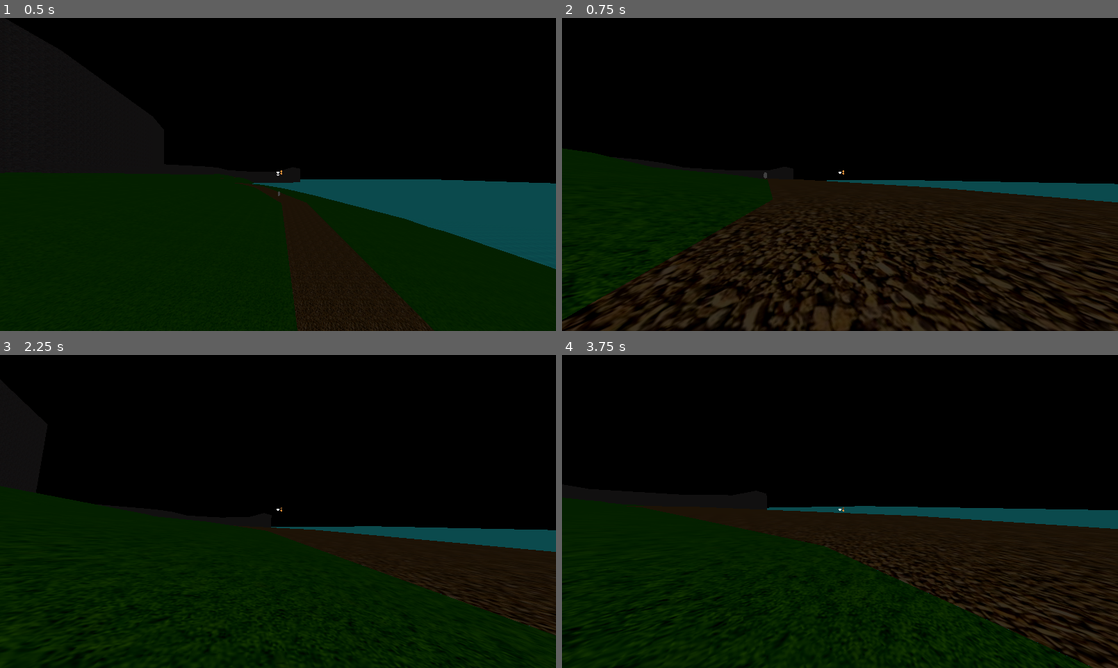
Above: before the commit, frames 1-4 (two rows, left to right).
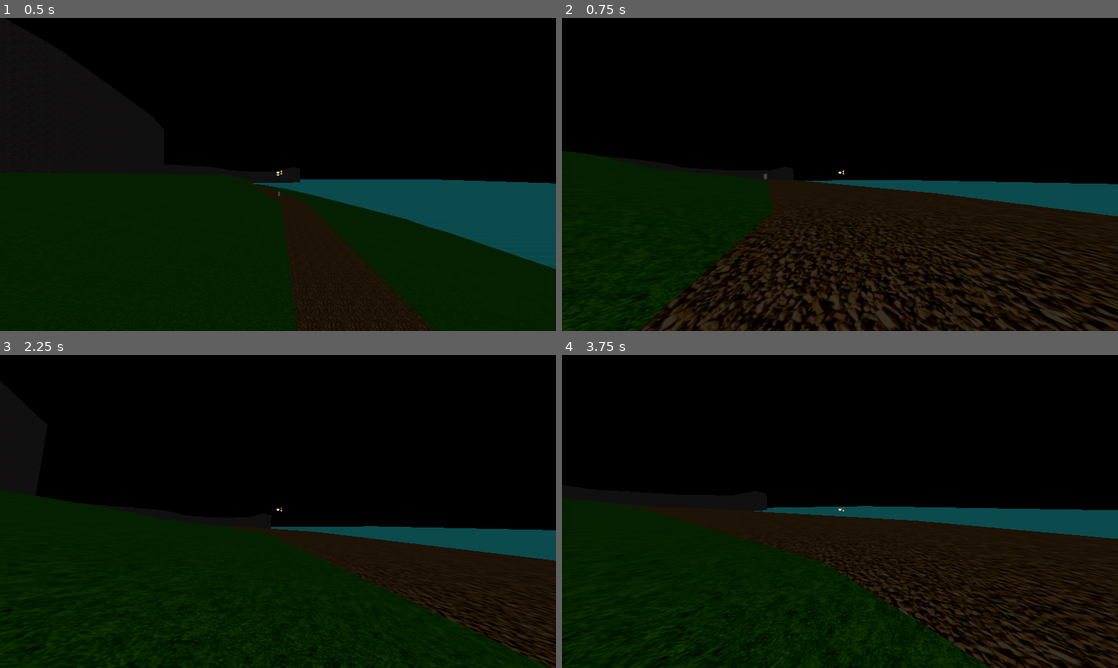
Above: after the commit, the same moments.

Repository: SebastianS-HTL/Magic-Potion-Project
Game: Godot game, scene res://node_3d.tscn
Two runs of this game, one before a commit and one after it. Both use one fixed random seed, a clock stepped at 60 frames per second and the inputs below.
Inputs (mouse positions are in pixels of both pictures, inside the frame that each line leads up to):
- Up to frame 1 (0.5 s): no input
- Up to frame 2 (0.75 s): move the mouse to (867, 174) at 0.52 s; hold W (move_forward) from 0.53 s (still down); hold Ctrl (ctrl) from 0.53 s (still down)
- Up to frame 3 (2.25 s): keep holding W (move_forward); tap Space (jump) at 0.77, 1.52 s; move the mouse to (250, 511) at 1.27 s; release Ctrl (ctrl) at 1.28 s; tap Shift (shift) at 1.35 s; move the mouse to (289, 505) at 2.02 s; hold Ctrl (ctrl) from 2.03 s (still down)
- Up to frame 4 (3.75 s): keep holding W (move_forward); move the mouse to (834, 517) at 2.77 s; release Ctrl (ctrl) at 2.78 s; tap Shift (shift) at 2.85 s; tap Space (jump) at 3.02 s; move the mouse to (878, 514) at 3.52 s; hold Ctrl (ctrl) from 3.53 s (still down)

Frame 1 is identical in both runs. In frame 2, 11% of the frame differs, in the area x 0-100%, y 41-100%; in frame 3, 3.3%; in frame 4, 7.3%.

Commit message:
change slide height

Diff:
--- a/camera_3d.gd
+++ b/camera_3d.gd
@@ -39,7 +39,7 @@
 
 	#sliding
 	if get_parent().get_parent().is_sliding:
-		set_v_offset(-2)
+		set_v_offset(-1.5)
 	else:
 		if not shaking:
 			set_v_offset(0)
